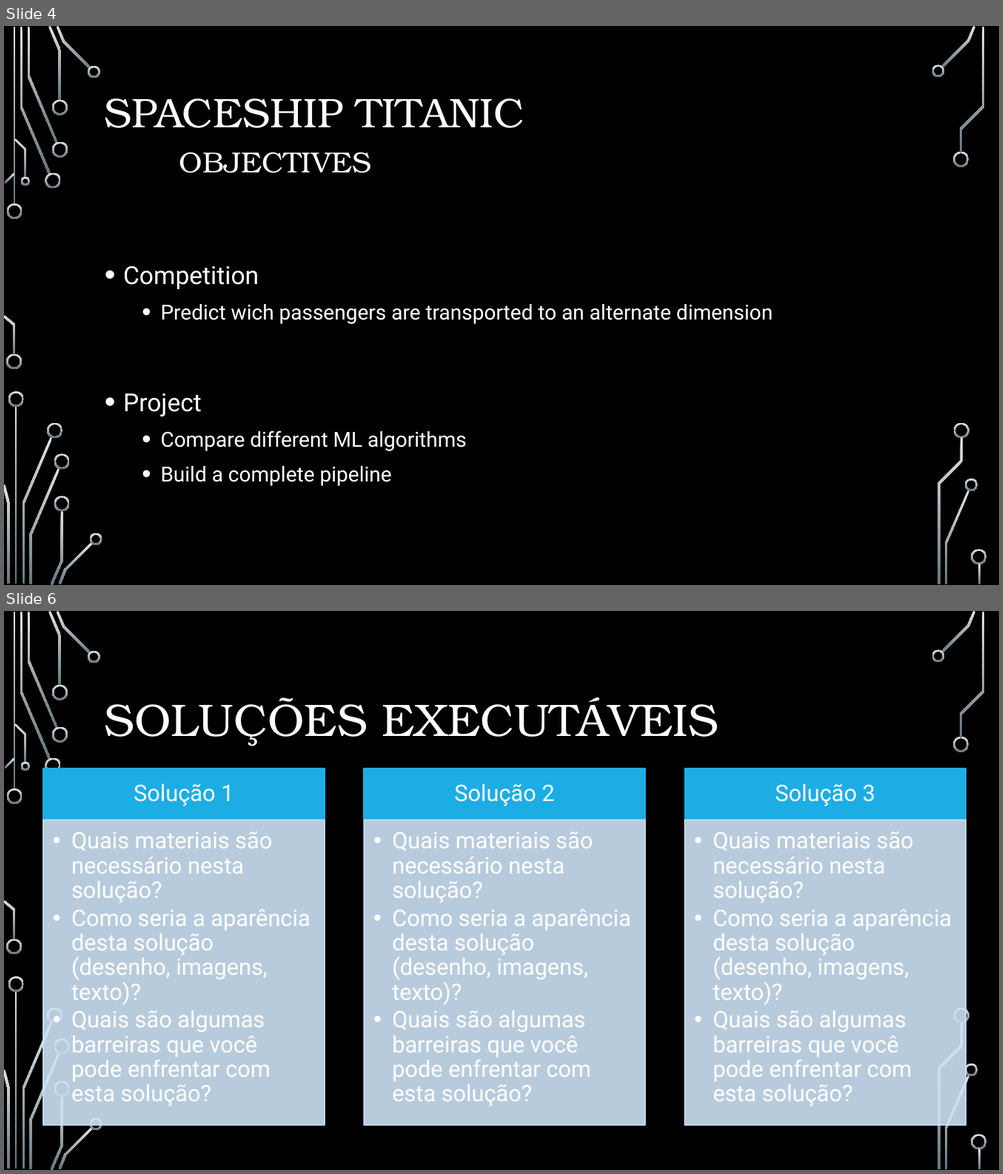
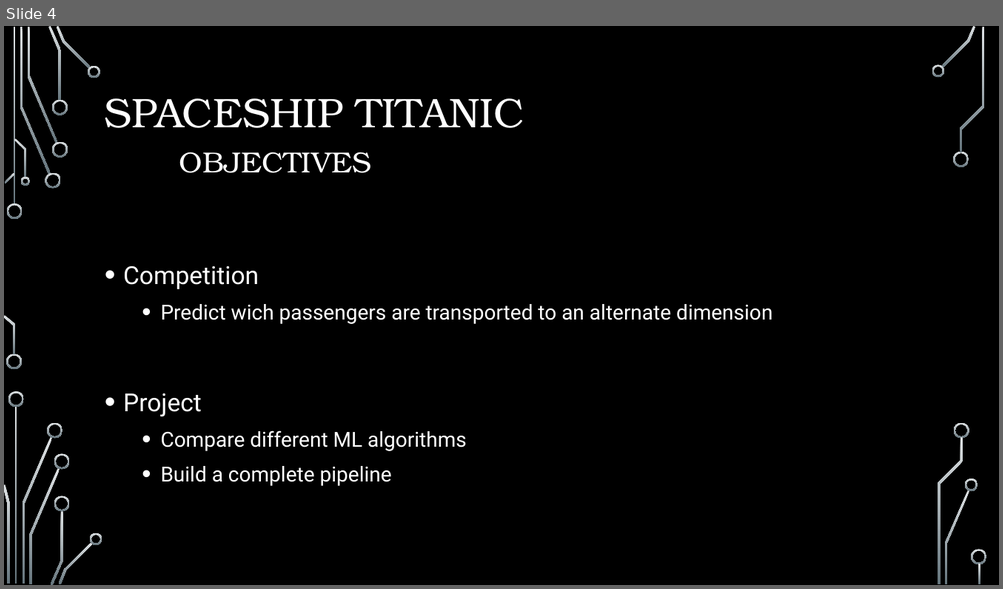
Before and after one commit to gustavossbarros/Ironhack_Final_Project_Spaceship_Titanic, a slide deck: deliverables/Final Project Presentation.pptx. Shown one above the other, each under a label of ours: slides 4 and 6 before the commit, slide 4 after it; the slides between them are not shown. The pictures are 1003x1174 and 1003x589 pixels, drawn with LibreOffice and Linux fonts; fonts in the diff are those of the drawing; background and template pictures are left out. Boxes give left, top, right and bottom in pixels: in the first picture for what was removed or moved away, otherwise in the second. Text is boxed around its words. In the diff, an @@ line names an element or a change of style, - is before the commit and + after.

```diff
--- a/deliverables/Final Project Presentation.pptx
+++ b/deliverables/Final Project Presentation.pptx
@@ slide 6 removed at (x1=4, y1=611, x2=999, y2=1170), background picture (left out); not listed: 36 template elements that a slide beside it also shows @@
@@ title removed at (x1=105, y1=697, x2=718, y2=746) @@
-SOLUÇÕES EXECUTÁVEIS
@@ group removed at (x1=43, y1=769, x2=966, y2=1125): 6 rectangles, 6 texts @@
-Solução 1
-  • Quais materiais são necessário nesta solução?
-  • Como seria a aparência desta solução (desenho, imagens, texto)?
-  • Quais são algumas barreiras que você pode enfrentar com esta solução?
-Solução 2
-  • Quais materiais são necessário nesta solução?
-  • Como seria a aparência desta solução (desenho, imagens, texto)?
-  • Quais são algumas barreiras que você pode enfrentar com esta solução?
-Solução 3
-  • Quais materiais são necessário nesta solução?
-  • Como seria a aparência desta solução (desenho, imagens, texto)?
-  • Quais são algumas barreiras que você pode enfrentar com esta solução?
```
Also in this commit, not shown: 1 slide changed, 13 slides added, 5 other slides removed.
